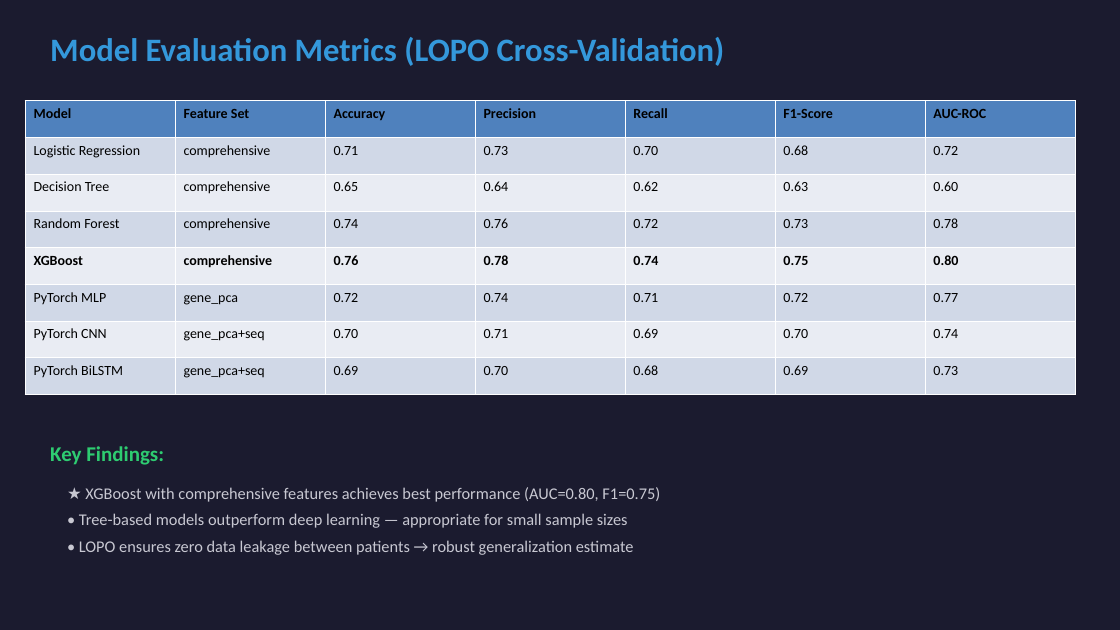
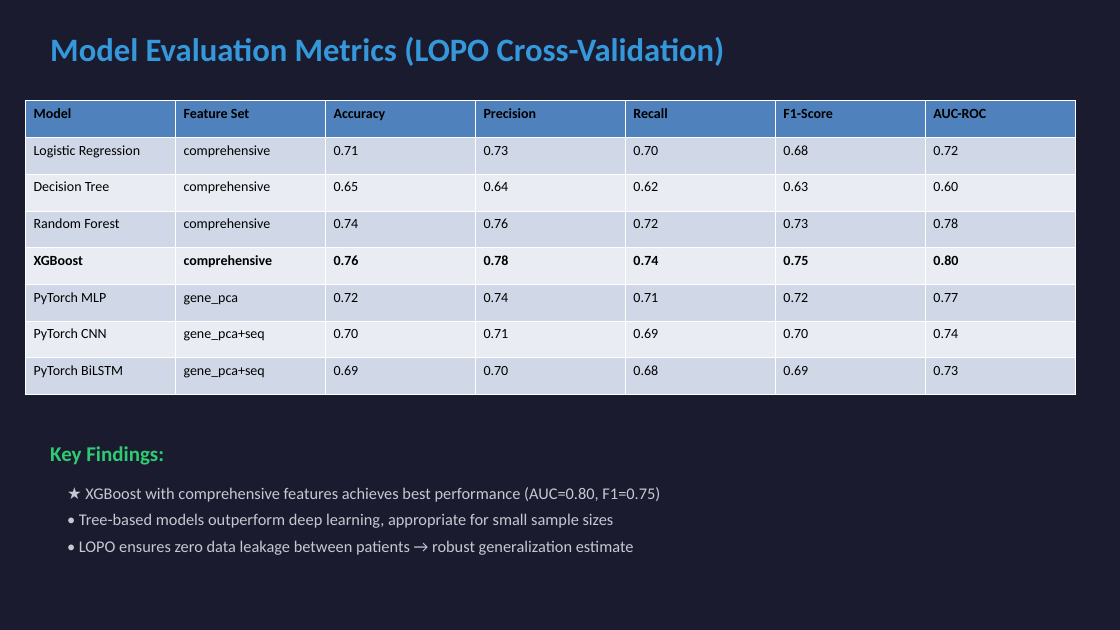
Before and after one commit to Anmol-Josan/Predicting-Chemo-immunotherapy-Response-in-Early-Stage-Hormone-Receptor-Positive-Breast-Cancer, a slide deck: slide 6 of Final/presentation.pptx. Drawn at 1120x630 pixels with LibreOffice and Linux fonts; fonts in the diff are those of the drawing. Boxes give left, top, right and bottom in pixels: in the first picture for what was removed or moved away, otherwise in the second. Text is boxed around its words. In the diff, an @@ line names an element or a change of style, - is before the commit and + after.

```diff
--- a/Final/presentation.pptx
+++ b/Final/presentation.pptx
@@ text at (x1=79, y1=513, x2=614, y2=528): text changed @@
-• Tree-based models outperform deep learning — appropriate for small sample sizes
+• Tree-based models outperform deep learning, appropriate for small sample sizes
```
Also in this commit, not shown: 4 other slides changed, 16 other files.
